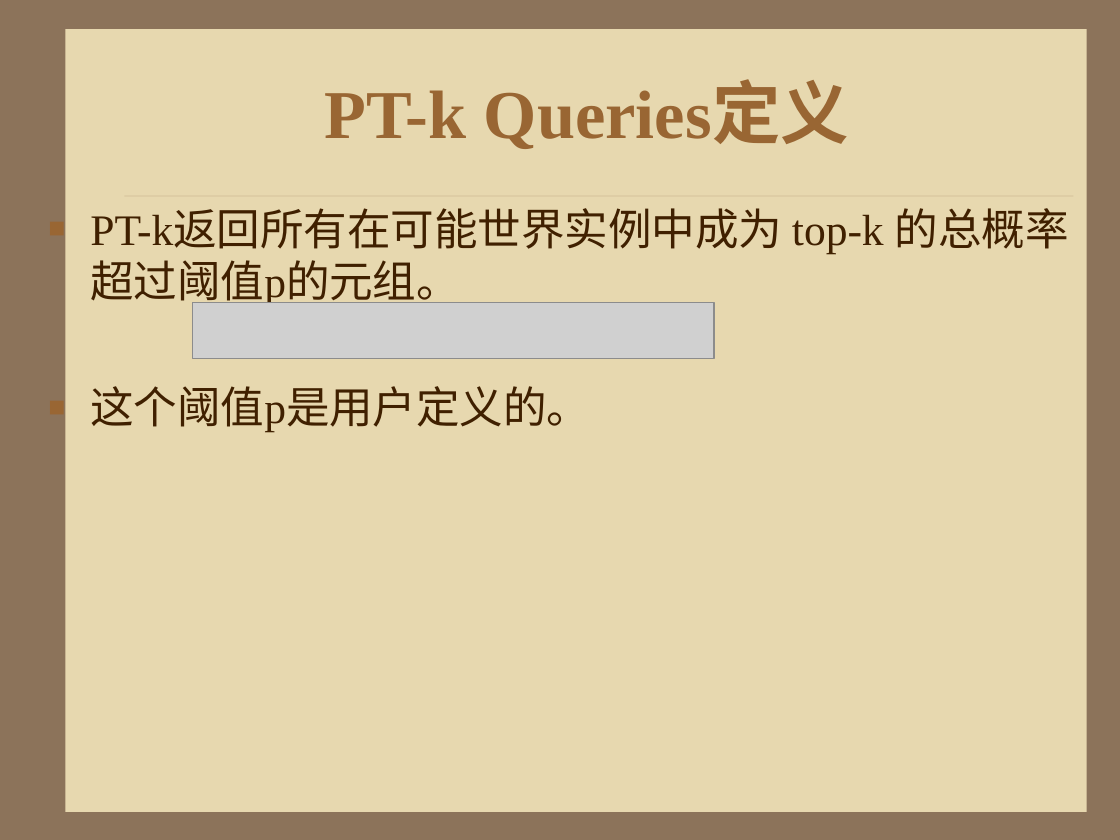
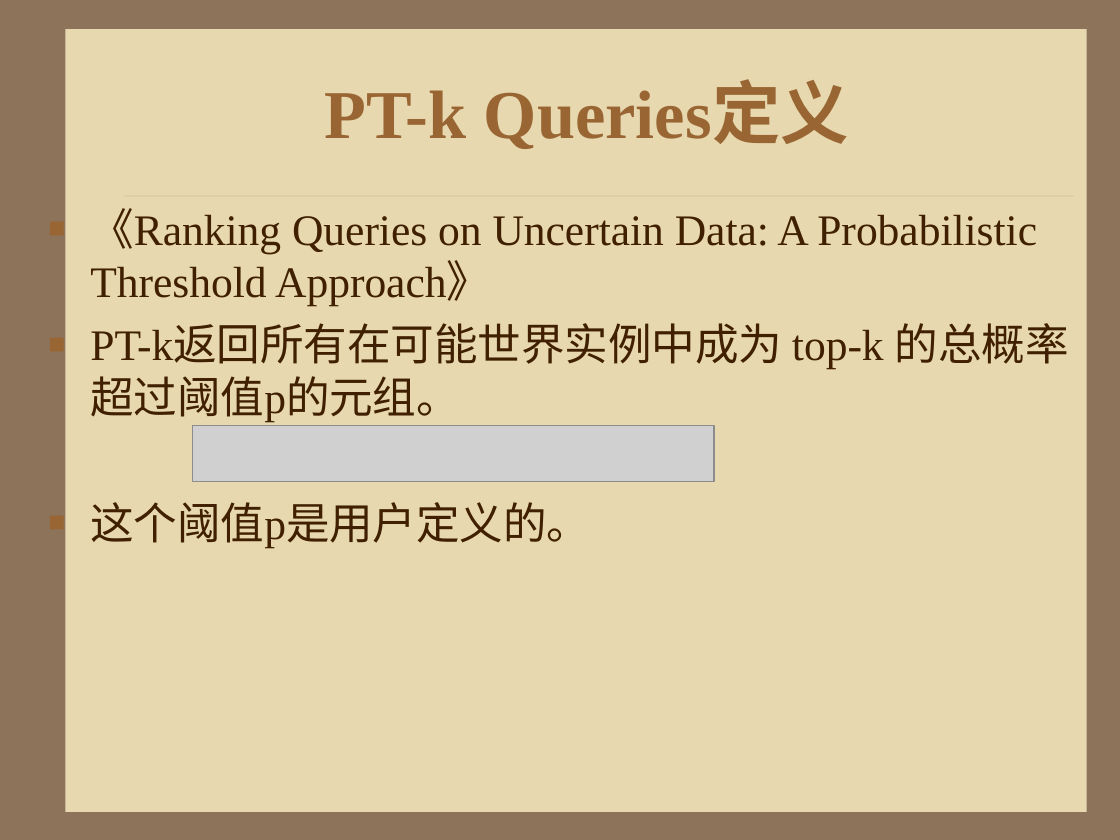
Before and after one commit to HiltonWei/wpstest, a slide deck: slide 14 of branches/区钺坚/读书报告/不确定性数据的查询分析处理.ppt. Drawn at 1120x840 pixels with LibreOffice and Linux fonts; fonts in the diff are those of the drawing; grey boxes stand for pictures; background and template pictures are left out. Boxes give left, top, right and bottom in pixels: in the first picture for what was removed or moved away, otherwise in the second. Text is boxed around its words. In the diff, an @@ line names an element or a change of style, - is before the commit and + after.

```diff
--- a/branches/区钺坚/读书报告/不确定性数据的查询分析处理.ppt
+++ b/branches/区钺坚/读书报告/不确定性数据的查询分析处理.ppt
@@ text at box(90, 208, 1037, 306): paragraph added @@
+■ 《Ranking Queries on Uncertain Data: A Probabilistic Threshold Approach》
@@ picture: place and size @@
-picture at box(193, 302, 713, 358)
+picture at box(193, 426, 713, 482)
```
Also in this commit, not shown: 12 other slides changed.
